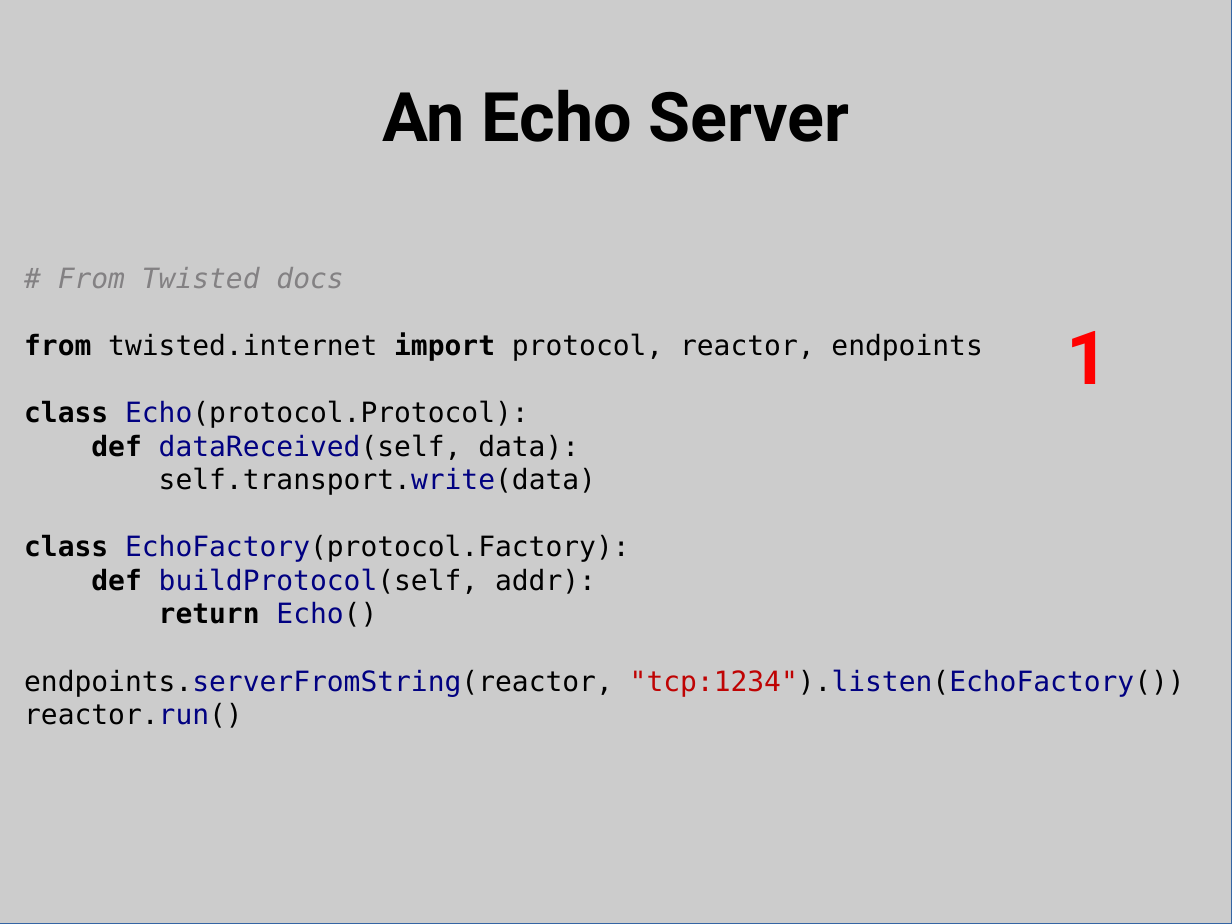
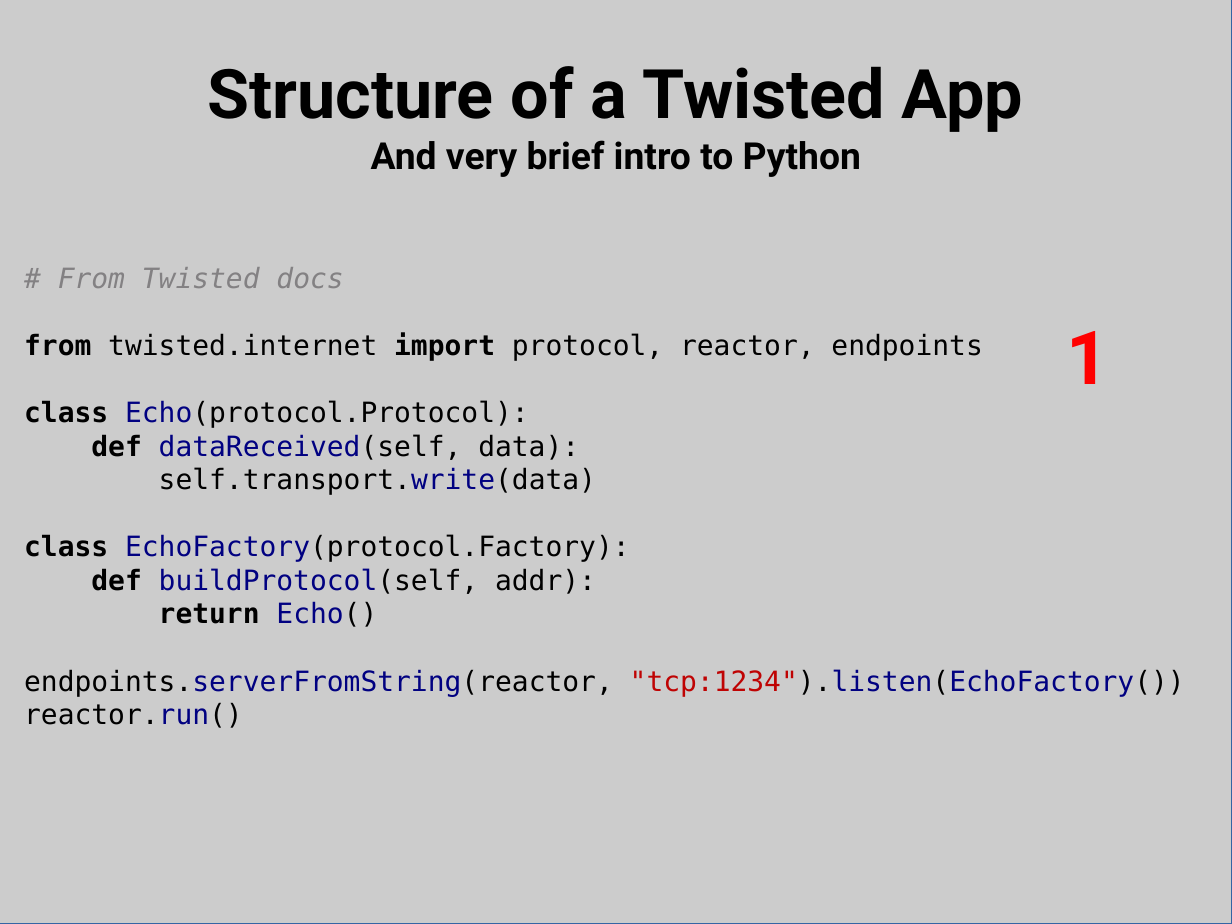
Before and after one commit to bpetering/linuxsa-talk-twisted, a slide deck: slide 10 of twisted_talk.odp (slide 8 before the commit). Drawn at 1232x924 pixels with LibreOffice and Linux fonts; fonts in the diff are those of the drawing. Boxes give left, top, right and bottom in pixels: in the first picture for what was removed or moved away, otherwise in the second. Text is boxed around its words. In the diff, an @@ line names an element or a change of style, - is before the commit and + after.

```diff
--- a/twisted_talk.odp
+++ b/twisted_talk.odp
@@ title at box(208, 66, 1023, 177): text changed; size 44 to 24 pt @@
-An Echo Server
+Structure of a Twisted App
+And very brief intro to Python
```
Also in this commit, not shown: 9 other slides changed, 13 slides added, 1 slide removed, 4 other files.
